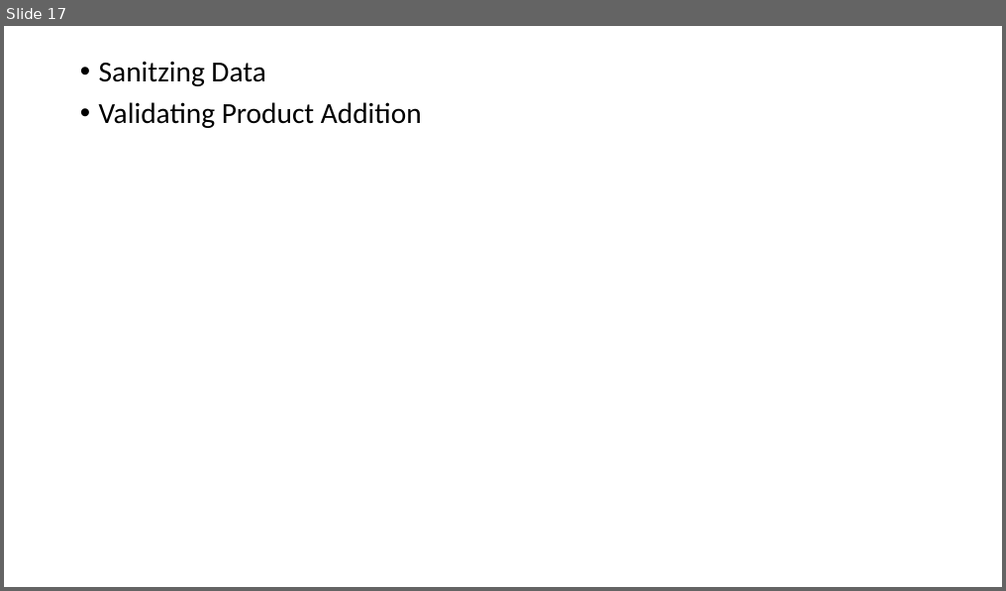
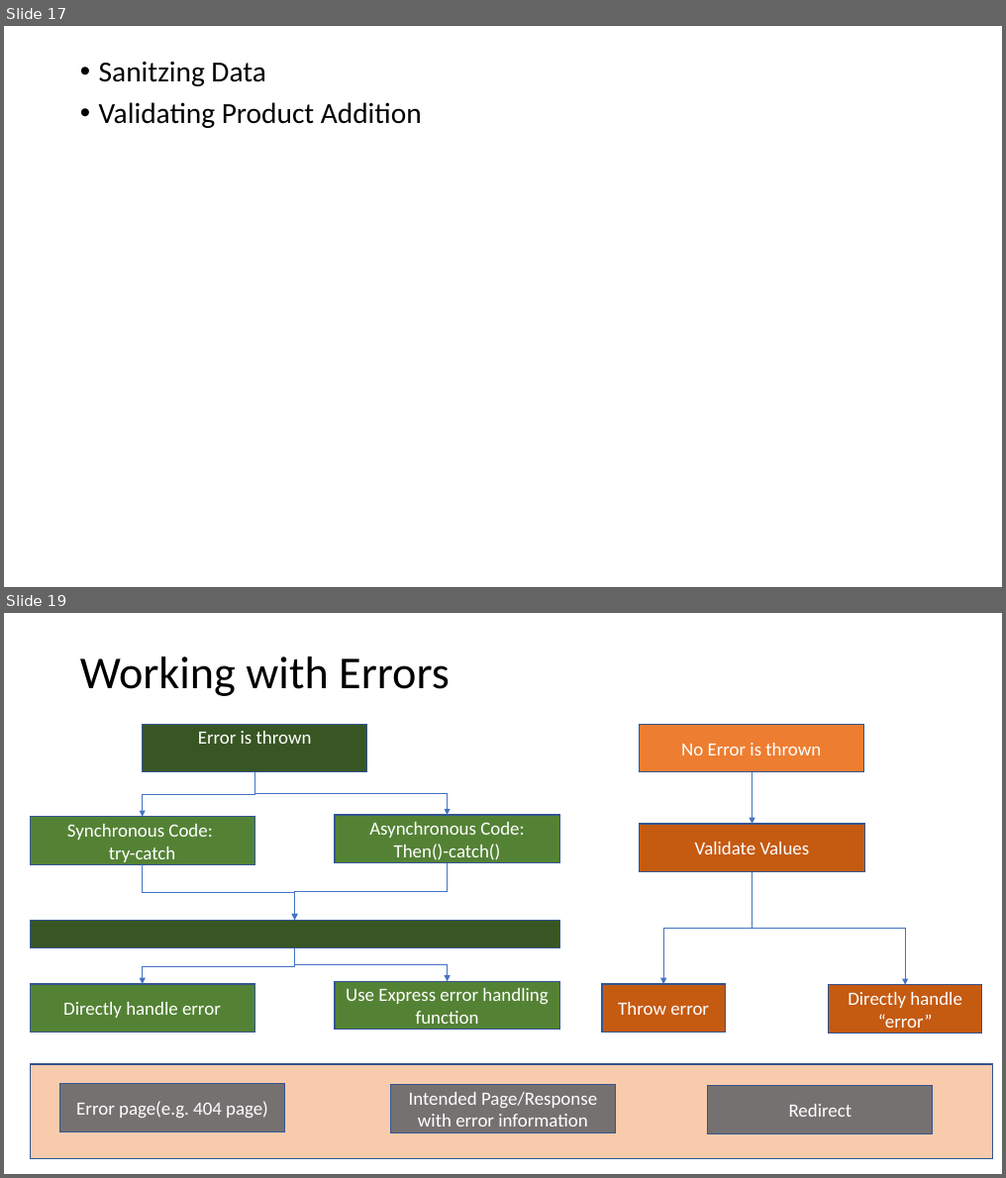
Before and after one commit to PiyushChaturvedii/batch03, a slide deck: Sessions & Cookies.pptx. Shown one above the other, each under a label of ours: slide 17 before the commit, slides 17 and 19 after it; the slides between them are not shown. The pictures are 1006x591 and 1006x1178 pixels, drawn with LibreOffice and Linux fonts; fonts in the diff are those of the drawing. Boxes give left, top, right and bottom in pixels: in the first picture for what was removed or moved away, otherwise in the second. Text is boxed around its words. In the diff, an @@ line names an element or a change of style, - is before the commit and + after.

Commit message:
Error-Handling

```diff
--- a/Sessions & Cookies.pptx
+++ b/Sessions & Cookies.pptx
@@ slide 19 added at bbox=[4, 613, 1002, 1174], background #FFFFFF @@
@@ title added at bbox=[80, 657, 450, 696], 44 pt, text #000000 @@
+Working with Errors
@@ rectangle added at bbox=[143, 724, 367, 771], fill #385723, outline #325491 1 pt, 18 pt, text #FFFFFF @@
+Error is thrown
@@ rectangle added at bbox=[639, 724, 863, 771], fill #ED7D31, outline #325491 1 pt, 18 pt, text #FFFFFF @@
+No Error is thrown
@@ elbow arrow added from (254, 772) to (143, 817), #4472C4 0.5 pt @@
@@ elbow arrow added from (254, 772) to (448, 815), #4472C4 0.5 pt @@
@@ elbow arrow added from (751, 772) to (751, 824), #4472C4 0.5 pt @@
@@ rectangle added at bbox=[30, 817, 254, 864], fill #548235, outline #325491 1 pt, 18 pt, text #FFFFFF @@
+Synchronous Code:
+try-catch
@@ rectangle added at bbox=[335, 815, 559, 863], fill #548235, outline #325491 1 pt, 18 pt, text #FFFFFF @@
+Asynchronous Code:
+Then()-catch()
@@ rectangle added at bbox=[640, 824, 864, 872], fill #C55A11, outline #325491 1 pt, 18 pt, text #FFFFFF @@
+Validate Values
@@ elbow arrow added from (143, 865) to (294, 920), #4472C4 0.5 pt @@
@@ elbow arrow added from (448, 863) to (294, 920), #4472C4 0.5 pt @@
@@ elbow arrow added from (751, 872) to (663, 984), #4472C4 0.5 pt @@
@@ elbow arrow added from (751, 872) to (905, 985), #4472C4 0.5 pt @@
@@ rectangle added at bbox=[30, 920, 560, 949], fill #385723, outline #325491 1 pt @@
@@ elbow arrow added from (294, 949) to (143, 984), #4472C4 0.5 pt @@
@@ elbow arrow added from (294, 949) to (448, 981), #4472C4 0.5 pt @@
@@ rectangle added at bbox=[30, 984, 254, 1032], fill #548235, outline #325491 1 pt, 18 pt, text #FFFFFF @@
+Directly handle error
@@ rectangle added at bbox=[335, 981, 559, 1029], fill #548235, outline #325491 1 pt, 18 pt, text #FFFFFF @@
+Use Express error handling function
@@ rectangle added at bbox=[602, 984, 725, 1032], fill #C55A11, outline #325491 1 pt, 18 pt, text #FFFFFF @@
+Throw error
@@ rectangle added at bbox=[829, 985, 982, 1033], fill #C55A11, outline #325491 1 pt, 18 pt, text #FFFFFF @@
+Directly handle
+“error”
@@ rectangle added at bbox=[30, 1064, 993, 1158], fill #F8CBAD, outline #325491 1 pt @@
@@ rectangle added at bbox=[60, 1084, 285, 1132], fill #767171, outline #325491 1 pt, 18 pt, text #FFFFFF @@
+Error page(e.g. 404 page)
@@ rectangle added at bbox=[390, 1085, 615, 1134], fill #767171, outline #325491 1 pt, 18 pt, text #FFFFFF @@
+Intended Page/Response with error information
@@ rectangle added at bbox=[708, 1086, 933, 1134], fill #767171, outline #325491 1 pt, 18 pt, text #FFFFFF @@
+Redirect
```
Also in this commit, not shown: 1 slide changed, 1 other slide added, 45 other files.
